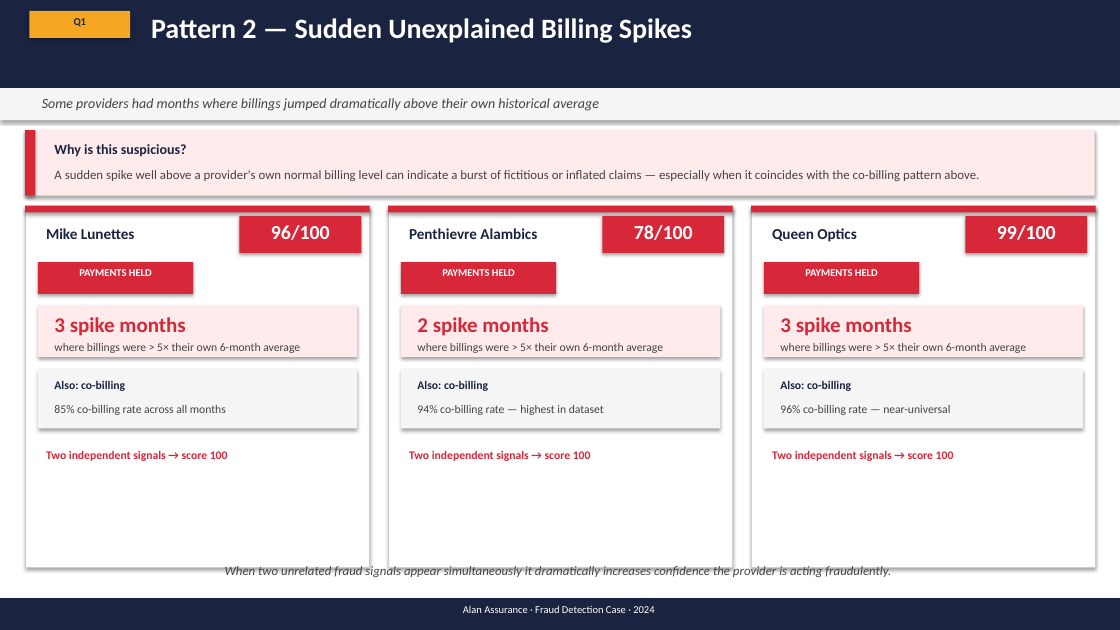
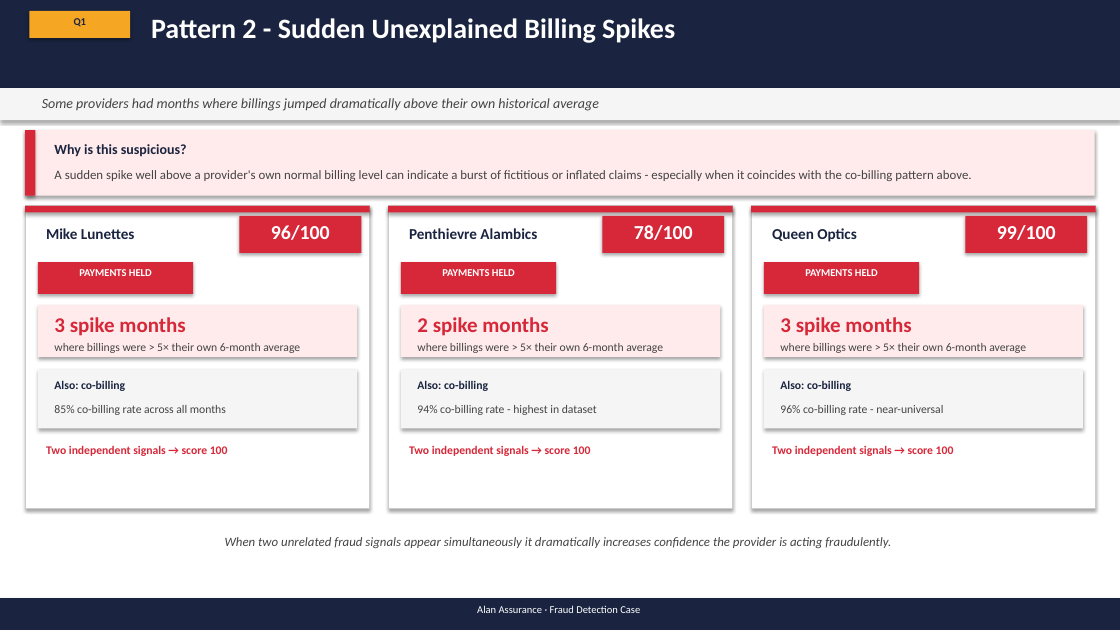
Before and after one commit to MaxwellM34/InsuranceFraudDetection, a slide deck: slide 6 of fraud_ops_presentation_updated.pptx. Drawn at 1120x630 pixels with LibreOffice and Linux fonts; fonts in the diff are those of the drawing. Boxes give left, top, right and bottom in pixels: in the first picture for what was removed or moved away, otherwise in the second. Text is boxed around its words. In the diff, an @@ line names an element or a change of style, - is before the commit and + after.

```diff
--- a/fraud_ops_presentation_updated.pptx
+++ b/fraud_ops_presentation_updated.pptx
@@ text at (151,18,675,43): text changed @@
-Pattern 2 — Sudden Unexplained Billing Spikes
+Pattern 2 - Sudden Unexplained Billing Spikes
@@ text at (54,170,972,181): text changed @@
-A sudden spike well above a provider's own normal billing level can indicate a burst of fictitious or inflated claims — especially when it coincides with the co-billing pattern above.
+A sudden spike well above a provider's own normal billing level can indicate a burst of fictitious or inflated claims - especially when it coincides with the co-billing pattern above.
@@ rectangle: place and size @@
-rectangle at (25,206,370,567)
+rectangle at (25,206,370,508)
@@ rectangle: place and size @@
-rectangle at (388,206,733,567)
+rectangle at (388,206,733,508)
@@ rectangle: place and size @@
-rectangle at (751,206,1096,567)
+rectangle at (751,206,1096,508)
@@ text at (417,405,597,415): text changed @@
-94% co-billing rate — highest in dataset
+94% co-billing rate - highest in dataset
@@ text at (780,405,943,415): text changed @@
-96% co-billing rate — near-universal
+96% co-billing rate - near-universal
@@ 3 texts: place and size @@
-3 texts at (46,450,954,461)
+3 texts at (46,445,954,456)
@@ text "When two unrelated fraud signals ...": place and size @@
-text "When two unrelated fraud signals ..." at (225,564,891,577)
+text "When two unrelated fraud signals ..." at (225,537,891,548)
@@ text at (477,605,640,613): text changed @@
-Alan Assurance · Fraud Detection Case · 2024
+Alan Assurance · Fraud Detection Case
```
Also in this commit, not shown: 13 other slides changed, 1 slide added, 1 slide removed, 1 other file.
